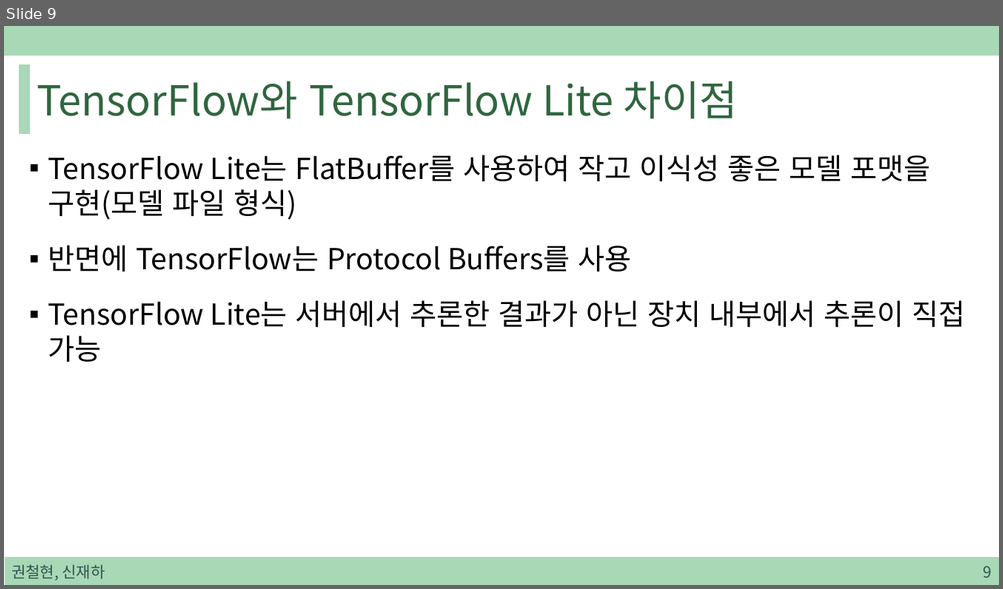
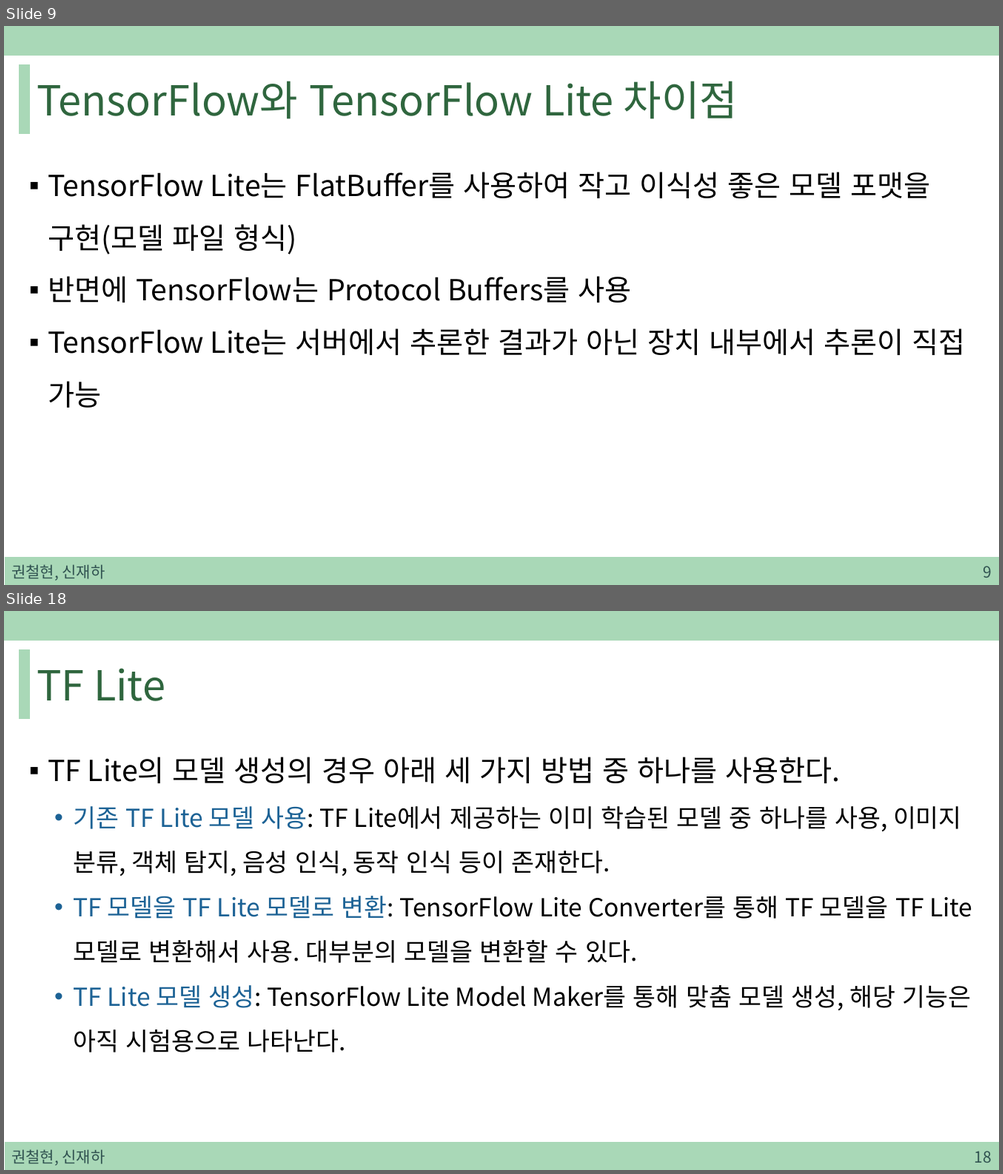
Before and after one commit to sjh4287/capston, a slide deck: 2022.01.07/TensorFlow Lite.pptx. Shown one above the other, each under a label of ours: slide 9 before the commit, slides 9 and 18 after it; the slides between them are not shown. The pictures are 1003x589 and 1003x1174 pixels, drawn with LibreOffice and Linux fonts; fonts in the diff are those of the drawing. Boxes give left, top, right and bottom in pixels: in the first picture for what was removed or moved away, otherwise in the second. Text is boxed around its words. In the diff, an @@ line names an element or a change of style, - is before the commit and + after.

```diff
--- a/2022.01.07/TensorFlow Lite.pptx
+++ b/2022.01.07/TensorFlow Lite.pptx
@@ slide 18 added at [4, 611, 999, 1170], background #FFFFFF; not listed: 3 template elements that a slide beside it also shows @@
@@ title added at [37, 668, 165, 701], 40 pt, text #2F663E @@
+TF Lite
@@ text added at [48, 757, 972, 1053], 24 pt, text #000000 @@
+▪ TF Lite의 모델 생성의 경우 아래 세 가지 방법 중 하나를 사용한다.
+  • 기존 TF Lite 모델 사용: TF Lite에서 제공하는 이미 학습된 모델 중 하나를 사용, 이미지 분류, 객체 탐지, 음성 인식, 동작 인식 등이 존재한다.
+  • TF 모델을 TF Lite 모델로 변환: TensorFlow Lite Converter를 통해 TF 모델을 TF Lite 모델로 변환해서 사용. 대부분의 모델을 변환할 수 있다.
+  • TF Lite 모델 생성: TensorFlow Lite Model Maker를 통해 맞춤 모델 생성, 해당 기능은 아직 시험용으로 나타난다.
@@ text added at [11, 1150, 105, 1166], 15 pt, text #305250 @@
+권철현, 신재하
@@ page number added at [974, 1151, 991, 1163], 15 pt, text #305250 @@
+18
@@ slide 9 changed as well @@
@@ text "TensorFlow Lite는 FlatBuffer를 사용하여 작고 ..." at [48, 172, 965, 408]: line spacing 1 to 1.5; less space between paragraphs @@
```
Also in this commit, not shown: 9 other slides changed, 26 other slides added, 1 other file.
